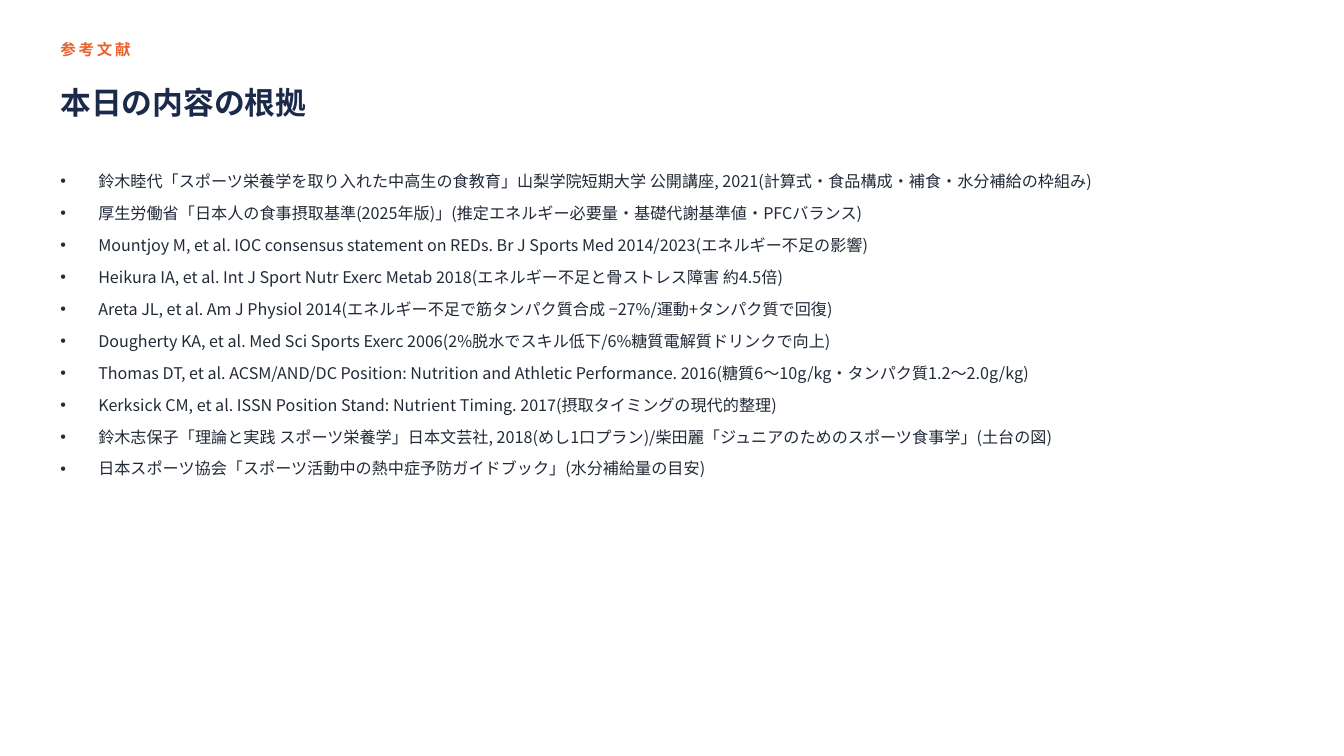
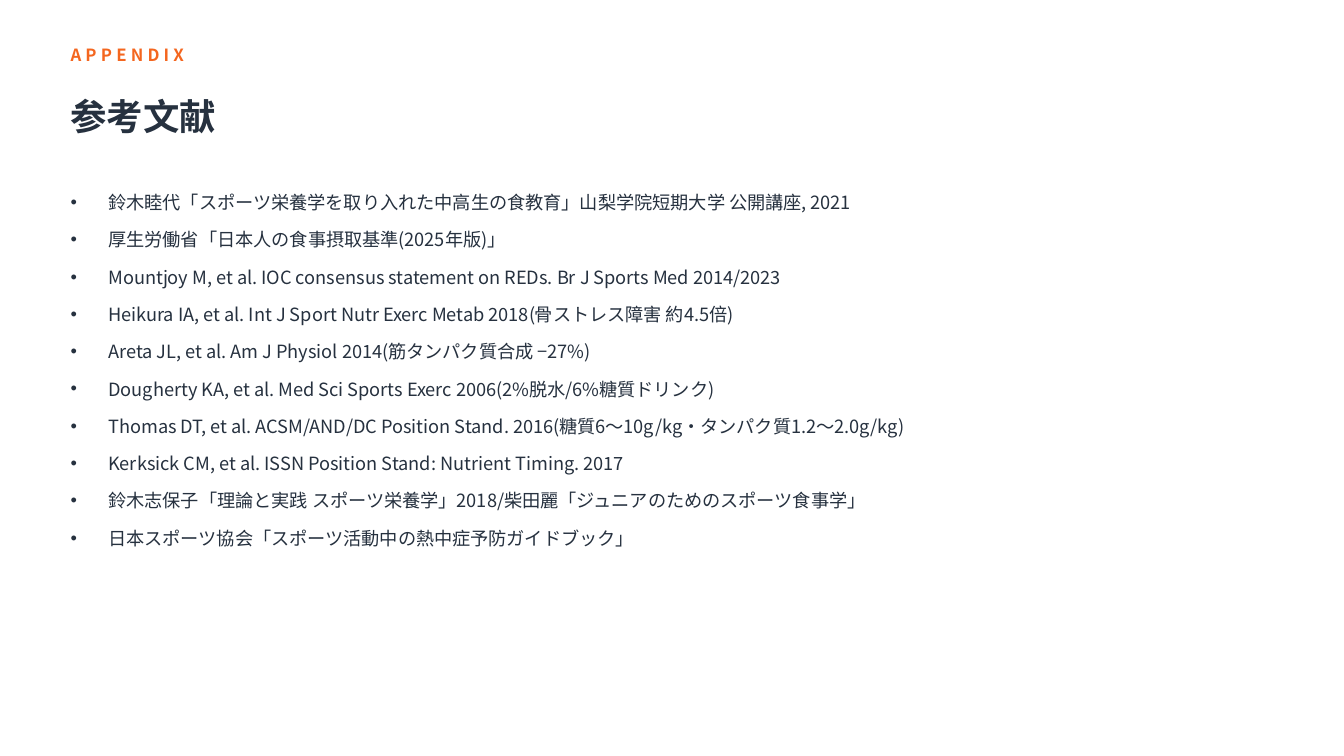
Before and after one commit to k-nomiya/Claude-Code-Test, a slide deck: slide 46 of nutrition-workshop/slides.pptx (slide 45 before the commit). Drawn at 1344x756 pixels with LibreOffice and Linux fonts; fonts in the diff are those of the drawing. Boxes give left, top, right and bottom in pixels: in the first picture for what was removed or moved away, otherwise in the second. Text is boxed around its words. In the diff, an @@ line names an element or a change of style, - is before the commit and + after.

```diff
--- a/nutrition-workshop/slides.pptx
+++ b/nutrition-workshop/slides.pptx
@@ text added at [71, 38, 978, 71], 12 pt, text #F4661F, bold @@
+APPENDIX
@@ text removed at [60, 87, 306, 117] @@
-本日の内容の根拠
@@ text "参考文献": place and size @@
-text "参考文献" at [60, 42, 131, 57]
+text "参考文献" at [71, 99, 217, 134]
@@ text "参考文献" at [71, 99, 217, 134]: size 11 to 26 pt, text colour #E8622C to #26313F, letter spacing 2 to 0 pt @@
@@ text at [108, 193, 904, 547]: text changed; size 11.5 to 13 pt; text colour #222A38 to #26313F @@
-• 鈴木睦代「スポーツ栄養学を取り入れた中高生の食教育」山梨学院短期大学 公開講座, 2021(計算式・食品構成・補食・水分補給の枠組み)
-• 厚生労働省「日本人の食事摂取基準(2025年版)」(推定エネルギー必要量・基礎代謝基準値・PFCバランス)
-• Mountjoy M, et al. IOC consensus statement on REDs. Br J Sports Med 2014/2023(エネルギー不足の影響)
-• Heikura IA, et al. Int J Sport Nutr Exerc Metab 2018(エネルギー不足と骨ストレス障害 約4.5倍)
-• Areta JL, et al. Am J Physiol 2014(エネルギー不足で筋タンパク質合成 −27%/運動+タンパク質で回復)
-• Dougherty KA, et al. Med Sci Sports Exerc 2006(2%脱水でスキル低下/6%糖質電解質ドリンクで向上)
-• Thomas DT, et al. ACSM/AND/DC Position: Nutrition and Athletic Performance. 2016(糖質6〜10g/kg・タンパク質1.2〜2.0g/kg)
-• Kerksick CM, et al. ISSN Position Stand: Nutrient Timing. 2017(摂取タイミングの現代的整理)
-• 鈴木志保子「理論と実践 スポーツ栄養学」日本文芸社, 2018(めし1口プラン)/柴田麗「ジュニアのためのスポーツ食事学」(土台の図)
-• 日本スポーツ協会「スポーツ活動中の熱中症予防ガイドブック」(水分補給量の目安)
+• 鈴木睦代「スポーツ栄養学を取り入れた中高生の食教育」山梨学院短期大学 公開講座, 2021
+• 厚生労働省「日本人の食事摂取基準(2025年版)」
+• Mountjoy M, et al. IOC consensus statement on REDs. Br J Sports Med 2014/2023
+• Heikura IA, et al. Int J Sport Nutr Exerc Metab 2018(骨ストレス障害 約4.5倍)
+• Areta JL, et al. Am J Physiol 2014(筋タンパク質合成 −27%)
+• Dougherty KA, et al. Med Sci Sports Exerc 2006(2%脱水/6%糖質ドリンク)
+• Thomas DT, et al. ACSM/AND/DC Position Stand. 2016(糖質6〜10g/kg・タンパク質1.2〜2.0g/kg)
+• Kerksick CM, et al. ISSN Position Stand: Nutrient Timing. 2017
+• 鈴木志保子「理論と実践 スポーツ栄養学」2018/柴田麗「ジュニアのためのスポーツ食事学」
+• 日本スポーツ協会「スポーツ活動中の熱中症予防ガイドブック」
```
Also in this commit, not shown: 44 other slides changed, 1 slide added.
